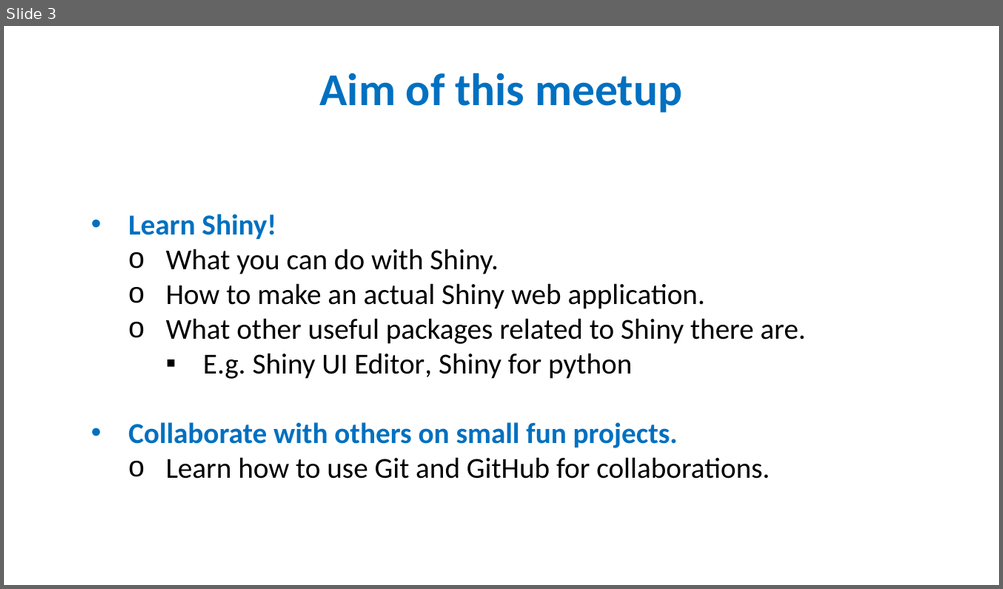
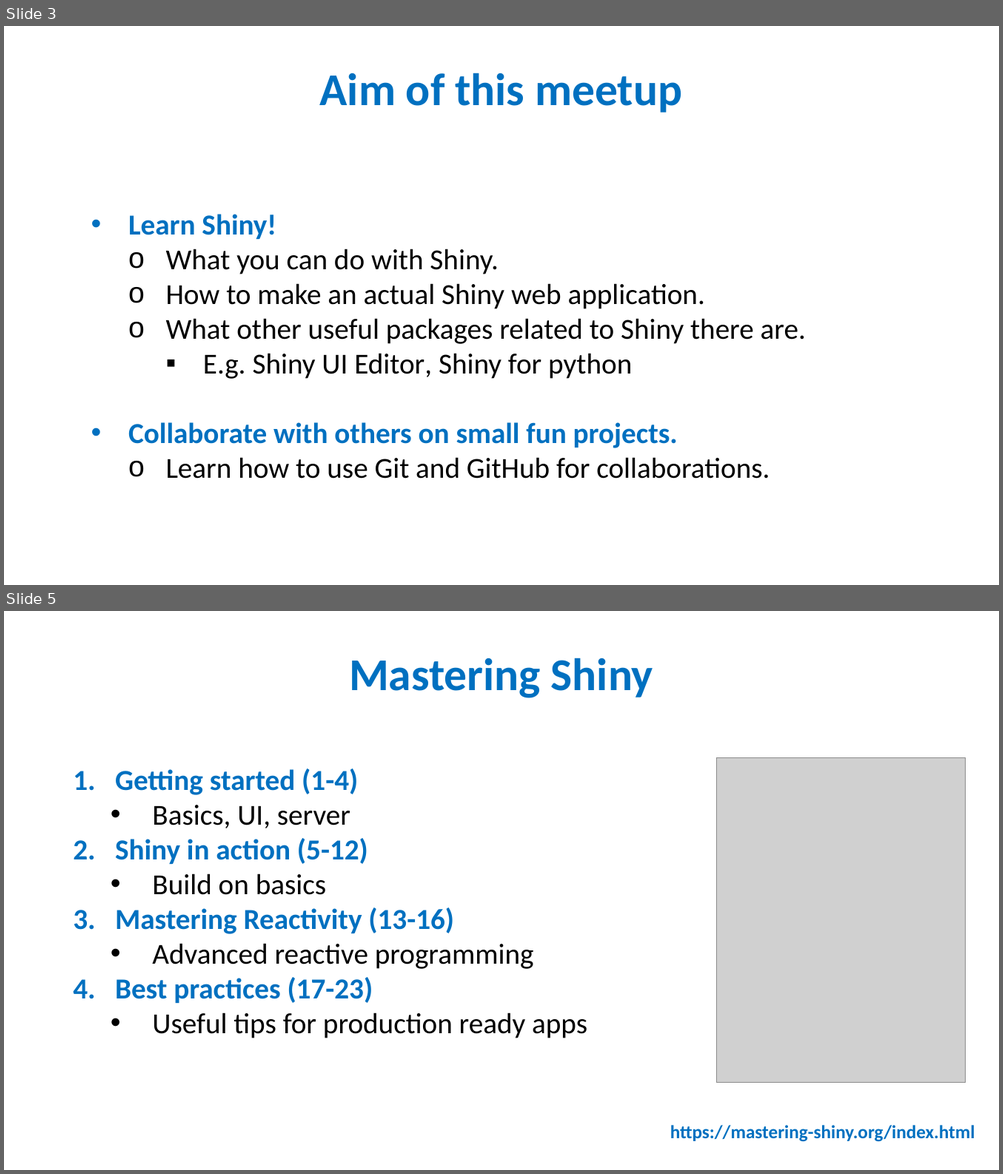
Before and after one commit to jpquast/R-Shiny-Meetup, a slide deck: Presentations/Intoduction.pptx. Shown one above the other, each under a label of ours: slide 3 before the commit, slides 3 and 5 after it; the slides between them are not shown. The pictures are 1003x589 and 1003x1174 pixels, drawn with LibreOffice and Linux fonts; fonts in the diff are those of the drawing; grey boxes stand for pictures. Boxes give left, top, right and bottom in pixels: in the first picture for what was removed or moved away, otherwise in the second. Text is boxed around its words. In the diff, an @@ line names an element or a change of style, - is before the commit and + after.

```diff
--- a/Presentations/Intoduction.pptx
+++ b/Presentations/Intoduction.pptx
@@ slide 5 added at (4,611,999,1170), background #FFFFFF @@
@@ text added at (349,658,653,698), 44 pt, text #0070C0, bold @@
+Mastering Shiny
@@ picture added at (717,758,965,1083) @@
@@ text added at (115,769,587,1039), 28 pt, text #000000 @@
+1. Getting started (1-4)
+  • Basics, UI, server
+2. Shiny in action (5-12)
+  • Build on basics
+3. Mastering Reactivity (13-16)
+  • Advanced reactive programming
+4. Best practices (17-23)
+  • Useful tips for production ready apps
@@ text added at (670,1125,975,1142), 18 pt, text #0070C0, bold @@
+https://mastering-shiny.org/index.html
```
Also in this commit, not shown: 1 slide changed, 2 other slides added.
